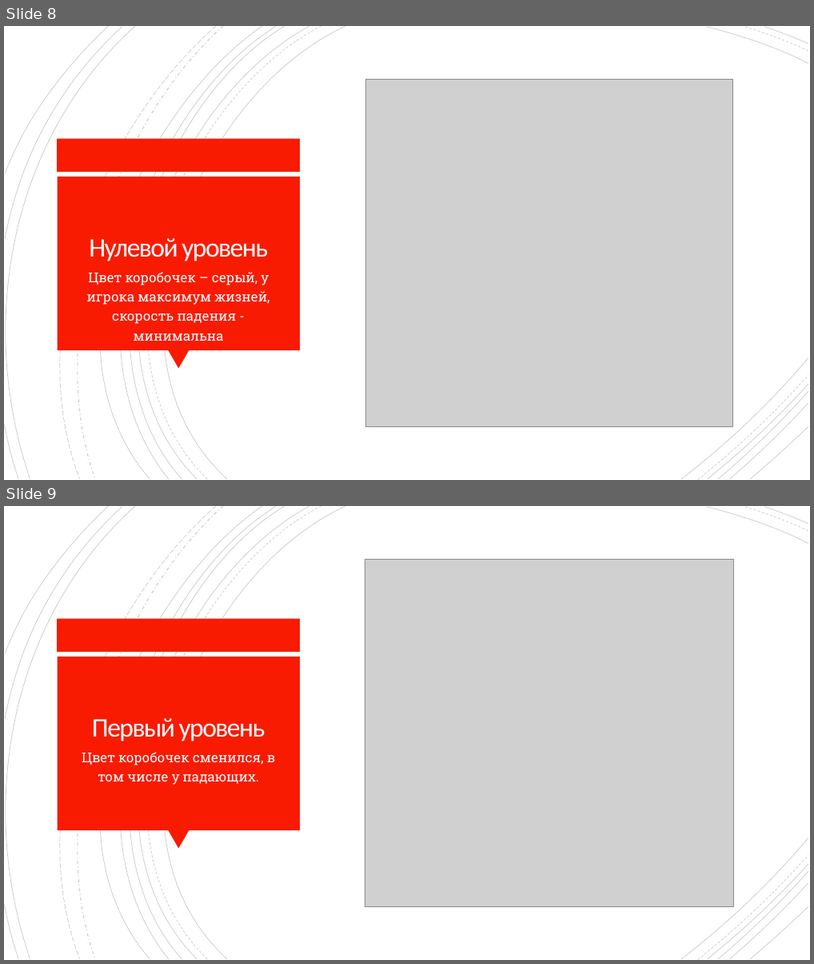
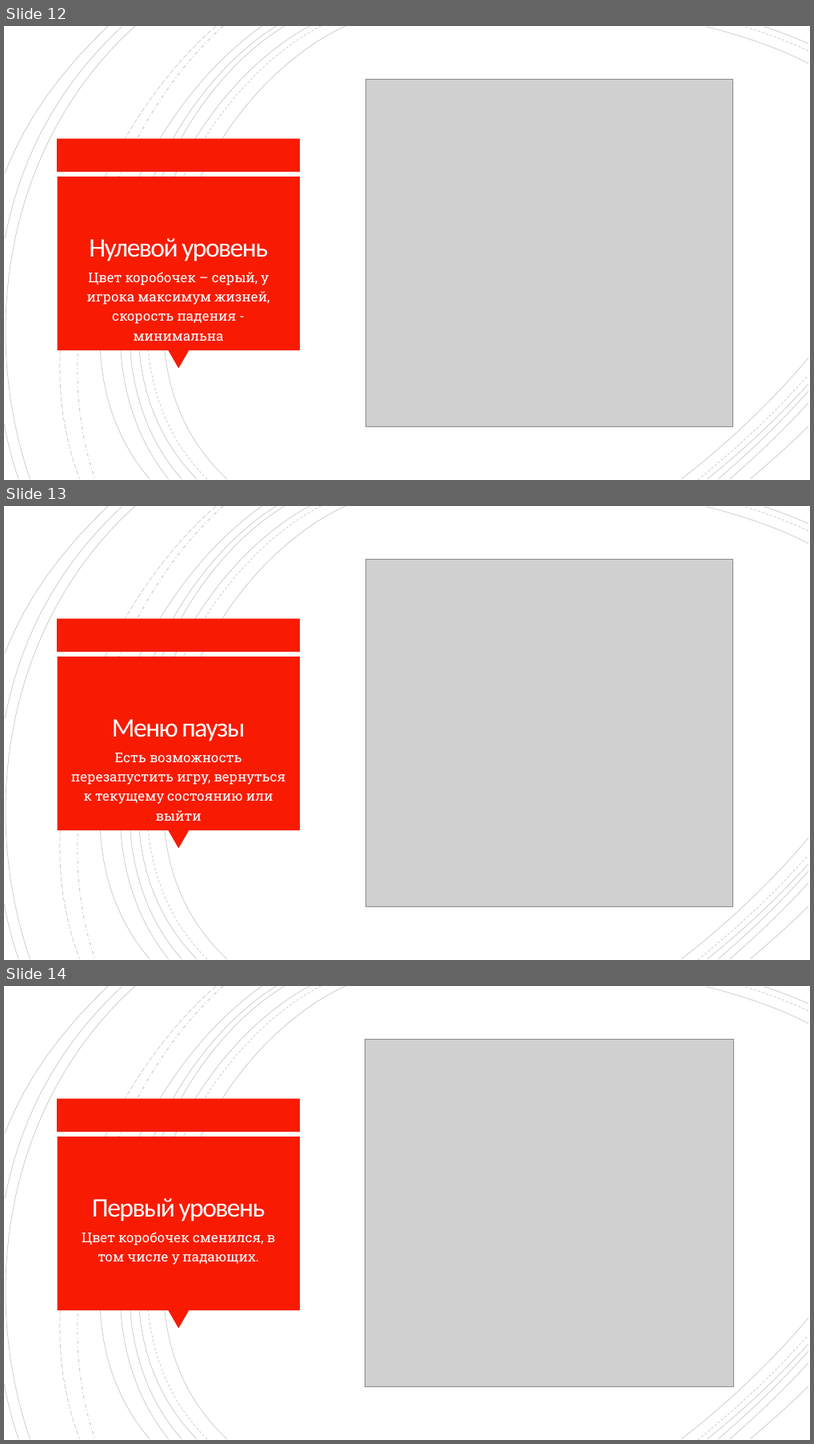
Before and after one commit to Shubarin/pygame-box, a slide deck: Documentation/presentation.pptx. Shown one above the other, each under a label of ours: slides 8 and 9 before the commit, slides 12, 13 and 14 after it. The pictures are 814x964 and 814x1444 pixels, drawn with LibreOffice and Linux fonts; fonts in the diff are those of the drawing; grey boxes stand for pictures. Boxes give left, top, right and bottom in pixels: in the first picture for what was removed or moved away, otherwise in the second. Text is boxed around its words. In the diff, an @@ line names an element or a change of style, - is before the commit and + after.

```diff
--- a/Documentation/presentation.pptx
+++ b/Documentation/presentation.pptx
@@ slide 13 added at (4, 506, 810, 960), background #FFFFFF; not listed: 24 template elements that a slide beside it also shows @@
@@ picture added at (366, 560, 733, 907) @@
@@ title added at (112, 719, 245, 741), 32 pt, text #FFFEFF @@
+Меню паузы
@@ text added at (71, 752, 286, 820), 16 pt, text #FFFEFF @@
+Есть возможность перезапустить игру, вернуться к текущему состоянию или выйти
@@ what was slide 8 is now slide 12 @@
@@ what was slide 9 is now slide 14 @@
```
Also in this commit, not shown: 6 other slides added, 3 other files.
